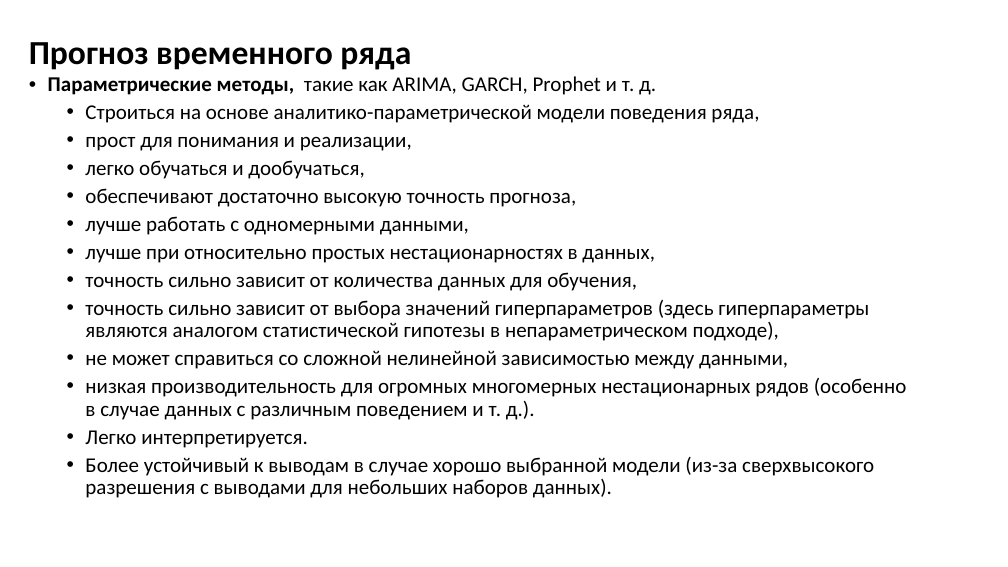
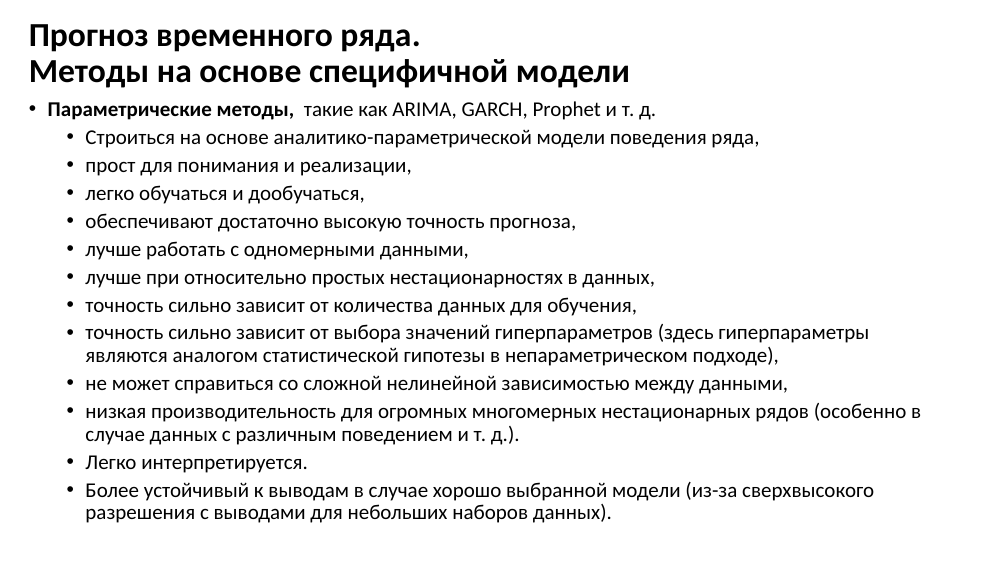
Before and after one commit to MVRonkin/TimeSeriesCourse, a slide deck: slide 4 of 2024/Lec/Юнит 6 - методы предсказания ВР.pptx (slide 3 before the commit). Drawn at 1008x567 pixels with LibreOffice and Linux fonts; fonts in the diff are those of the drawing. Boxes give left, top, right and bottom in pixels: in the first picture for what was removed or moved away, otherwise in the second. Text is boxed around its words. In the diff, an @@ line names an element or a change of style, - is before the commit and + after.

```diff
--- a/2024/Lec/Юнит 6 - методы предсказания ВР.pptx
+++ b/2024/Lec/Юнит 6 - методы предсказания ВР.pptx
@@ title at (29,24,630,88): text changed @@
-Прогноз временного ряда
+Прогноз временного ряда.
+Методы на основе специфичной модели
@@ text "Параметрические методы, такие как ARIMA, ..." rewrapped from (48,76,907,498) to (48,101,921,523) @@
```
Also in this commit, not shown: 3 other slides changed, 1 slide added, 2 slides removed, 22 other files.
